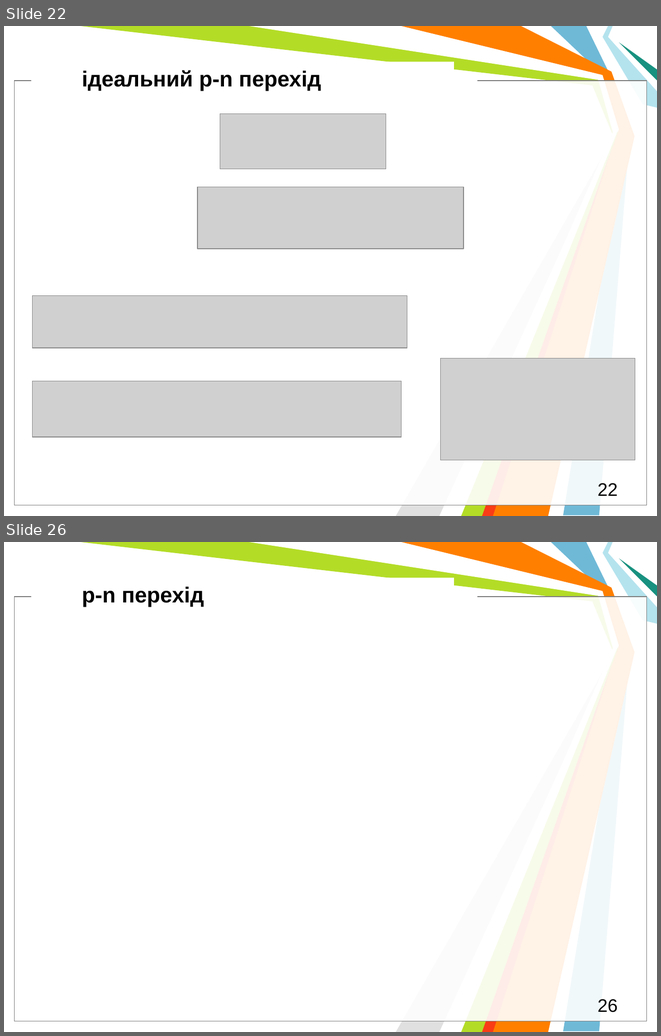
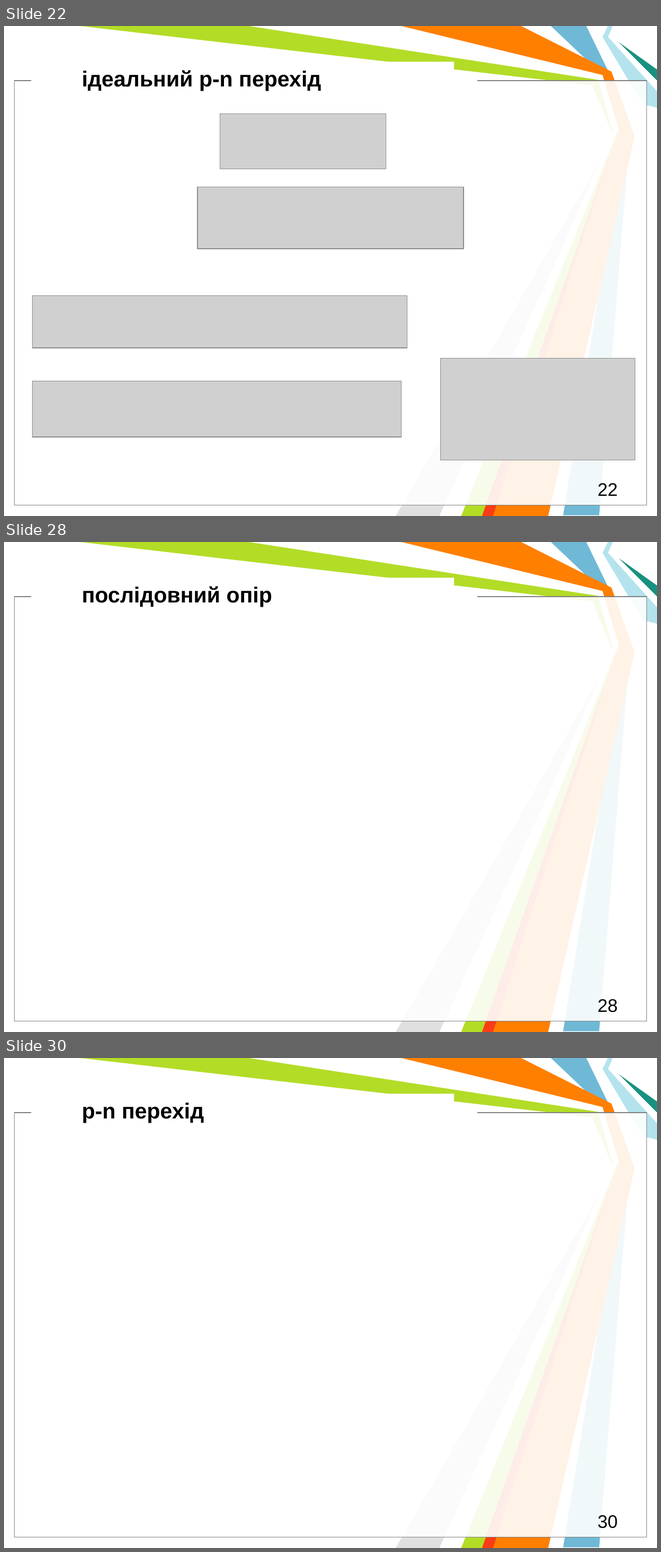
Before and after one commit to l432/NMK, a slide deck: Lecture/DAAD/DAAD_Models.pptm. Shown one above the other, each under a label of ours: slides 22 and 26 before the commit, slides 22, 28 and 30 after it; the slides between them are not shown. The pictures are 661x1036 and 661x1552 pixels, drawn with LibreOffice and Linux fonts; fonts in the diff are those of the drawing; grey boxes stand for pictures; background and template pictures are left out. Boxes give left, top, right and bottom in pixels: in the first picture for what was removed or moved away, otherwise in the second. Text is boxed around its words. In the diff, an @@ line names an element or a change of style, - is before the commit and + after.

```diff
--- a/Lecture/DAAD/DAAD_Models.pptm
+++ b/Lecture/DAAD/DAAD_Models.pptm
@@ slide 28 added at (4,542,657,1032), background #FFFFFF; not listed: 11 template elements that a slide beside it also shows @@
@@ text added at (82,586,272,607), 24 pt, text #000000, bold @@
+послідовний опір
@@ page number added at (598,999,618,1012), 20 pt, text #000000 @@
+28
@@ what was slide 26 is now slide 30 @@
@@ page number at (598,1515,618,1528): text changed @@
-26
+30
```
Also in this commit, not shown: 4 slides changed, 4 other slides added, 1 slide removed, 4 other files.
